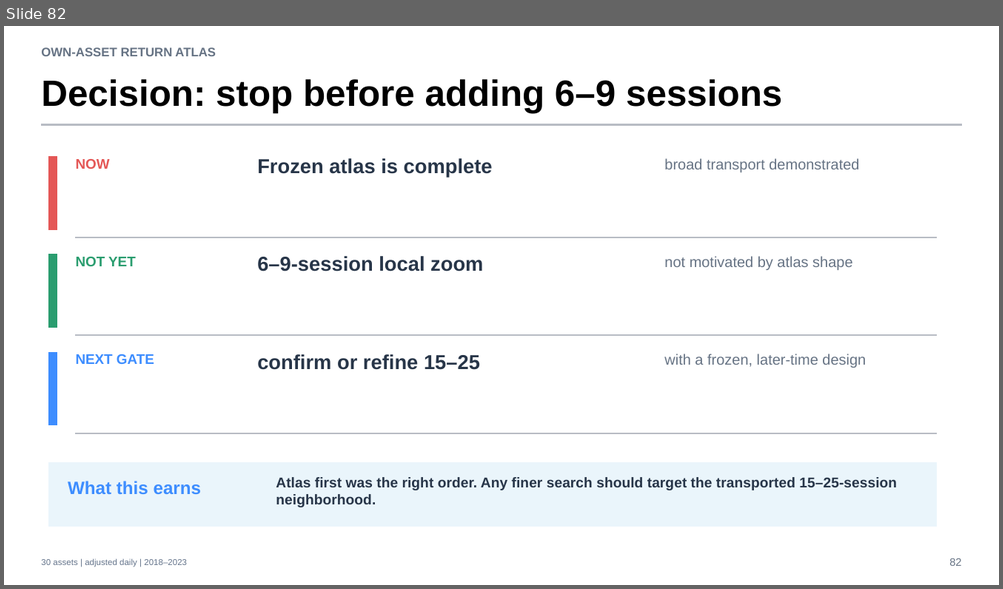
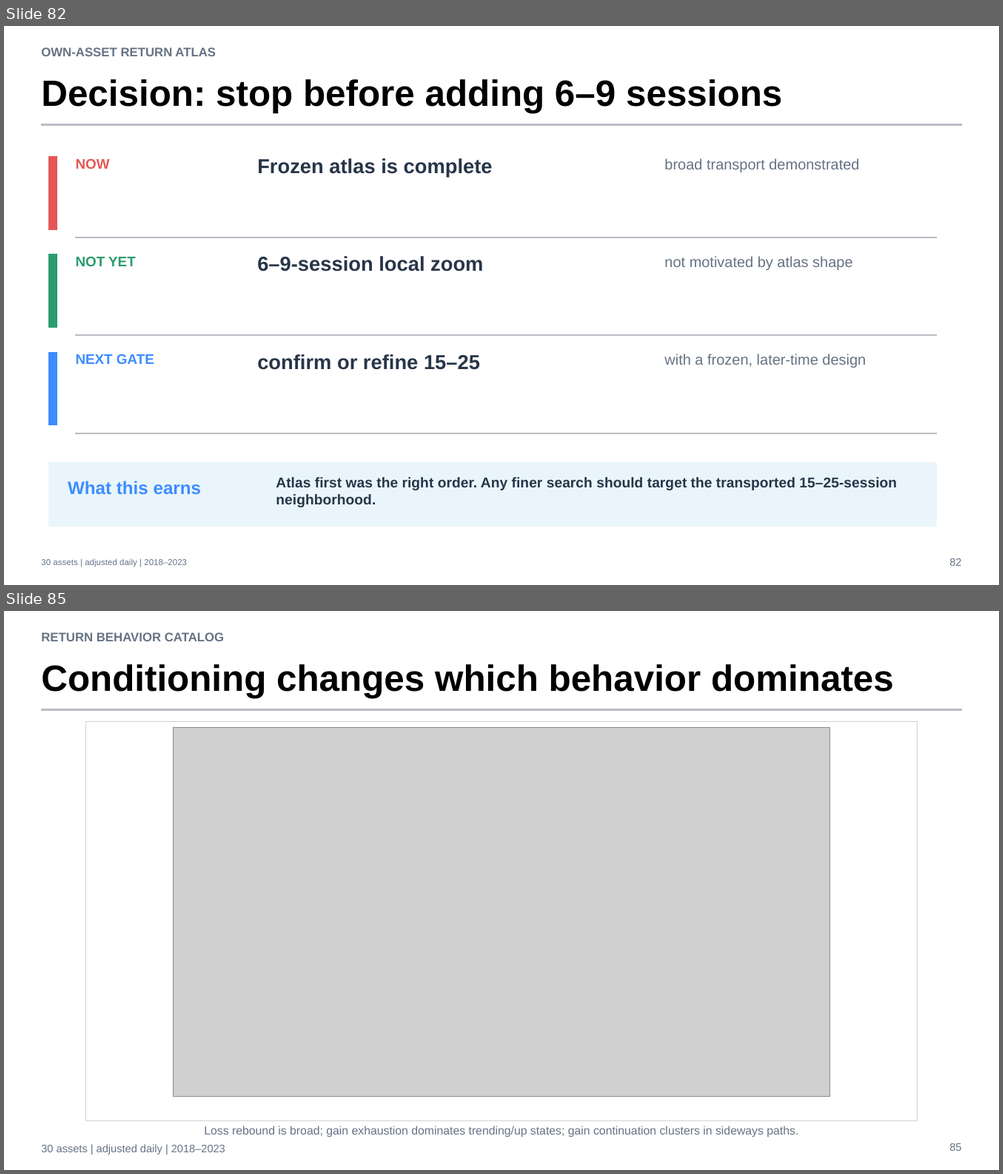
Before and after one commit to Francisc0Franc0/Time-Series-Modeling-Gen5, a slide deck: operator_hypothesis_lab/presentations/tsla_descriptive_microscope_evidence.pptx. Shown one above the other, each under a label of ours: slide 82 before the commit, slides 82 and 85 after it; the slides between them are not shown. The pictures are 1003x589 and 1003x1174 pixels, drawn with LibreOffice and Linux fonts; fonts in the diff are those of the drawing; grey boxes stand for pictures. Boxes give left, top, right and bottom in pixels: in the first picture for what was removed or moved away, otherwise in the second. Text is boxed around its words. In the diff, an @@ line names an element or a change of style, - is before the commit and + after.

Commit message:
research: catalog return-geometry behaviors

```diff
--- a/operator_hypothesis_lab/presentations/tsla_descriptive_microscope_evidence.pptx
+++ b/operator_hypothesis_lab/presentations/tsla_descriptive_microscope_evidence.pptx
@@ slide 85 added at [4,611,999,1170], background #FFFFFF @@
@@ text added at [41,632,224,641], 12 pt, text #667384, bold @@
+RETURN BEHAVIOR CATALOG
@@ text added at [41,664,893,698], 35.2 pt, text #000000, bold @@
+Conditioning changes which behavior dominates
@@ rectangle added at [41,709,962,710], fill #B8BCC4, outline #B8BCC4 0 pt @@
@@ rectangle added at [85,721,917,1122], fill #FFFFFF, outline #CDD3DA 0.75 pt @@
@@ picture added at [173,727,830,1096] @@
@@ text added at [204,1126,798,1138], 11.2 pt, text #667384 @@
+Loss rebound is broad; gain exhaustion dominates trending/up states; gain continuation clusters in sideways paths.
@@ text added at [41,1145,225,1155], 10.5 pt, text #667384 @@
+30 assets | adjusted daily | 2018–2023
@@ text added at [949,1144,961,1151], 10.5 pt, text #667384 @@
+85
```
Also in this commit, not shown: 6 other slides added, 5 other files.
